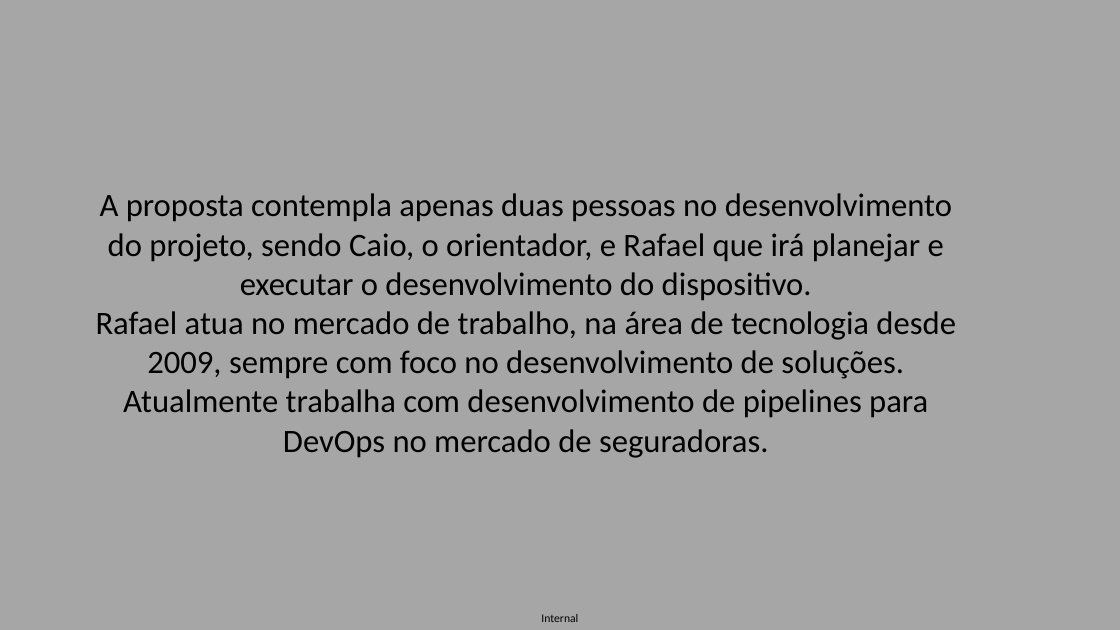
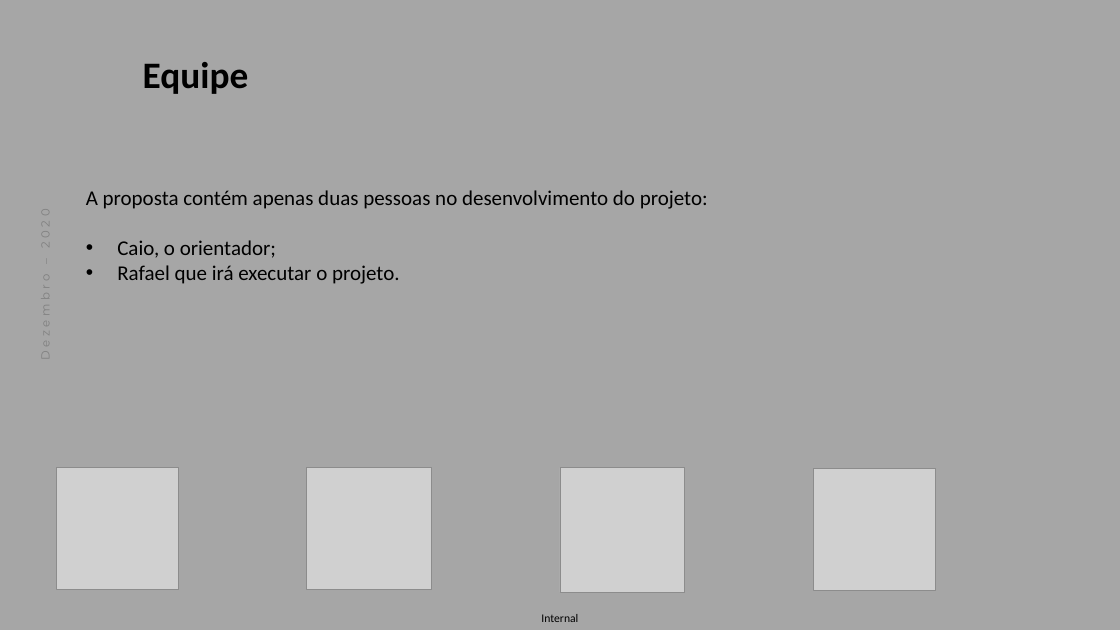
Before and after one commit to rafargp/final_project_senai, a slide deck: slide 8 of 1.Propose/1.Propose Presentation.pptx (slide 9 before the commit). Drawn at 1120x630 pixels with LibreOffice and Linux fonts; fonts in the diff are those of the drawing; grey boxes stand for pictures; background and template pictures are left out. Boxes give left, top, right and bottom in pixels: in the first picture for what was removed or moved away, otherwise in the second. Text is boxed around its words. In the diff, an @@ line names an element or a change of style, - is before the commit and + after.

```diff
--- a/1.Propose/1.Propose Presentation.pptx
+++ b/1.Propose/1.Propose Presentation.pptx
@@ text added at bbox=[143, 62, 249, 94], 32 pt, text #000000, bold @@
+Equipe
@@ text added at bbox=[35, 201, 56, 400], 10 pt, text #808080 @@
+Dezembro – 2020
@@ text at bbox=[86, 190, 708, 284]: text changed; size 28 to 18 pt @@
-A proposta contempla apenas duas pessoas no desenvolvimento do projeto, sendo Caio, o orientador, e Rafael que irá planejar e executar o desenvolvimento do dispositivo.
-Rafael atua no mercado de trabalho, na área de tecnologia desde 2009, sempre com foco no desenvolvimento de soluções.
-Atualmente trabalha com desenvolvimento de pipelines para DevOps no mercado de seguradoras.
+A proposta contém apenas duas pessoas no desenvolvimento do projeto:
+• Caio, o orientador;
+• Rafael que irá executar o projeto.
@@ picture added at bbox=[56, 468, 178, 590] @@
@@ picture added at bbox=[307, 468, 431, 590] @@
@@ picture added at bbox=[560, 468, 685, 592] @@
@@ picture added at bbox=[813, 469, 935, 591] @@
```
Also in this commit, not shown: 13 other slides changed, 8 slides added, 15 slides removed.
